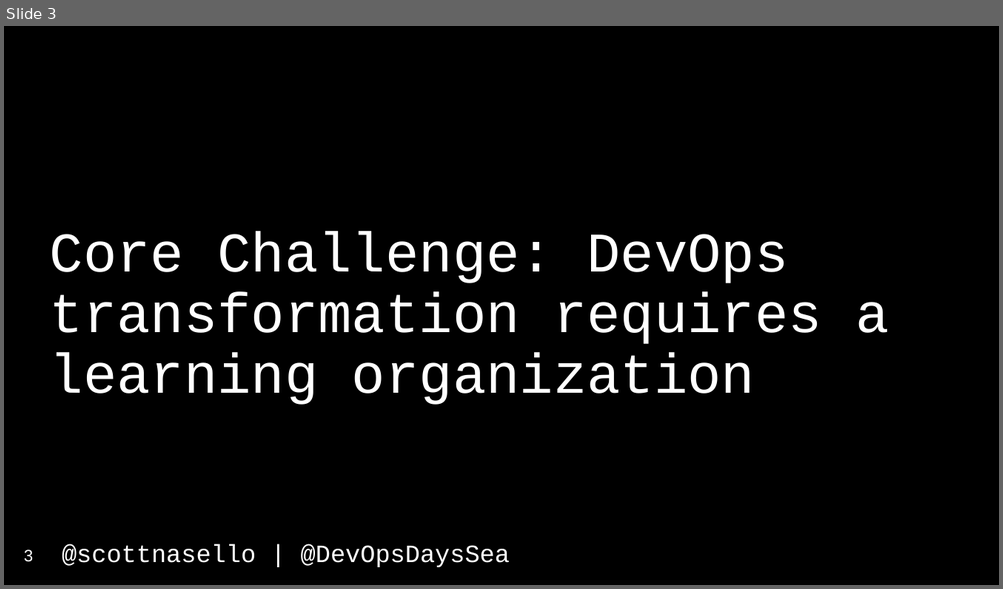
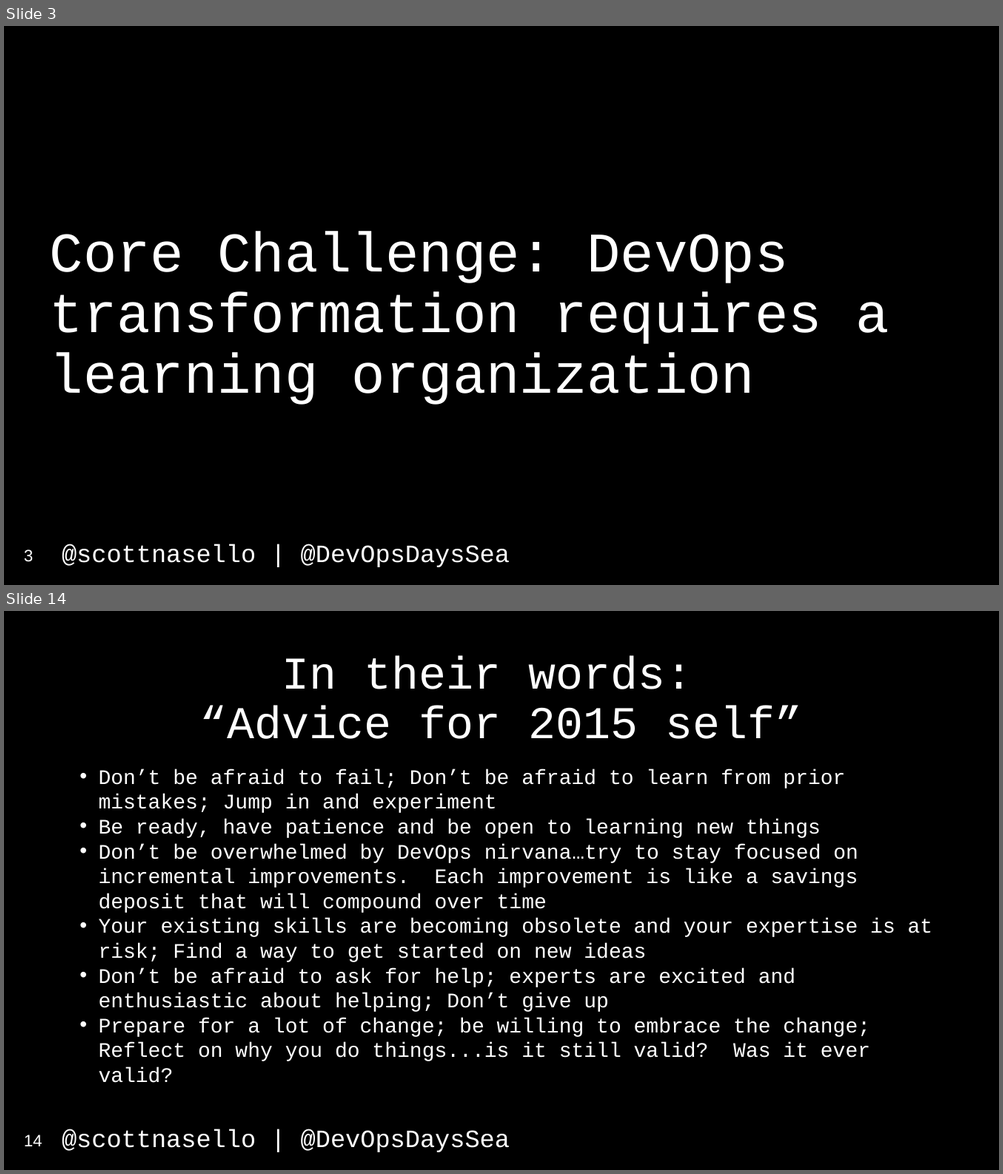
Before and after one commit to scottnasello/talks, a slide deck: 2017-04-26 Seattle DevOpsDays/DevOpsDays Seattle.pptx. Shown one above the other, each under a label of ours: slide 3 before the commit, slides 3 and 14 after it; the slides between them are not shown. The pictures are 1003x589 and 1003x1174 pixels, drawn with LibreOffice and Linux fonts; fonts in the diff are those of the drawing. Boxes give left, top, right and bottom in pixels: in the first picture for what was removed or moved away, otherwise in the second. Text is boxed around its words. In the diff, an @@ line names an element or a change of style, - is before the commit and + after.

```diff
--- a/2017-04-26 Seattle DevOpsDays/DevOpsDays Seattle.pptx
+++ b/2017-04-26 Seattle DevOpsDays/DevOpsDays Seattle.pptx
@@ slide 14 added at [4,611,999,1170], background #000000; not listed: 1 template element that a slide beside it also shows @@
@@ title added at [200,656,802,739], 44 pt, text #FFFFFF @@
+In their words:
+“Advice for 2015 self”
@@ text added at [99,769,933,1083], 20 pt, text #FFFFFF @@
+• Don’t be afraid to fail; Don’t be afraid to learn from prior mistakes; Jump in and experiment
+• Be ready, have patience and be open to learning new things
+• Don’t be overwhelmed by DevOps nirvana…try to stay focused on incremental improvements. Each improvement is like a savings deposit that will compound over time
+• Your existing skills are becoming obsolete and your expertise is at risk; Find a way to get started on new ideas
+• Don’t be afraid to ask for help; experts are excited and enthusiastic about helping; Don’t give up
+• Prepare for a lot of change; be willing to embrace the change; Reflect on why you do things...is it still valid? Was it ever valid?
@@ page number added at [24,1135,42,1147], 16 pt, text #FFFFFF @@
+14
```
Also in this commit, not shown: 4 slides changed, 15 other slides added, 2 other files.
